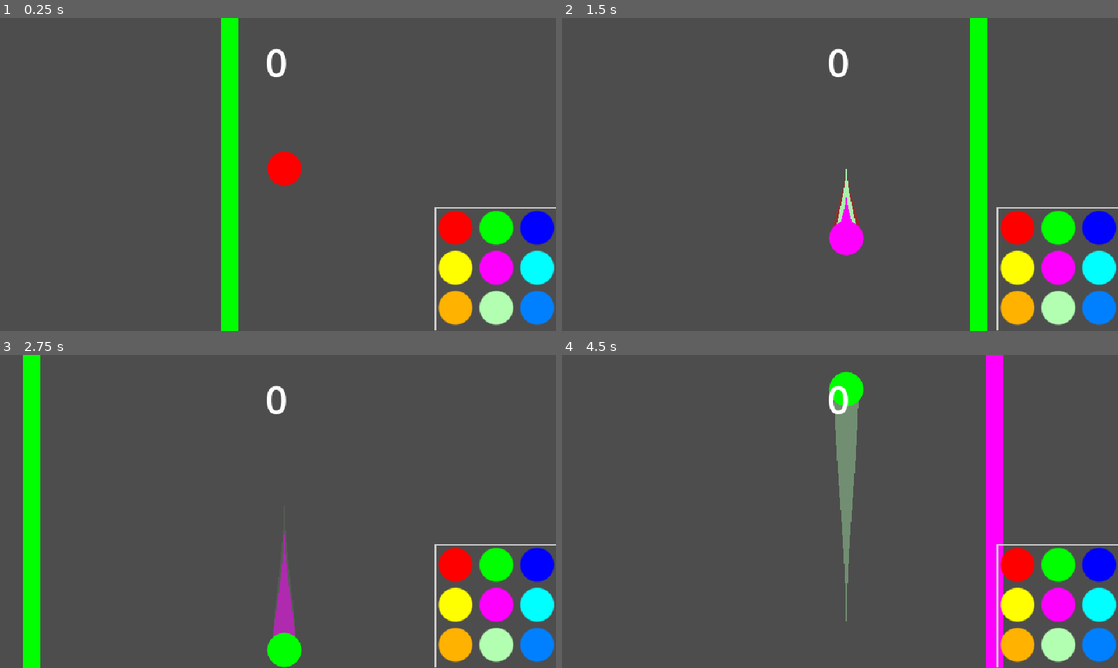
Above: before the commit, frames 1-4 (two rows, left to right).
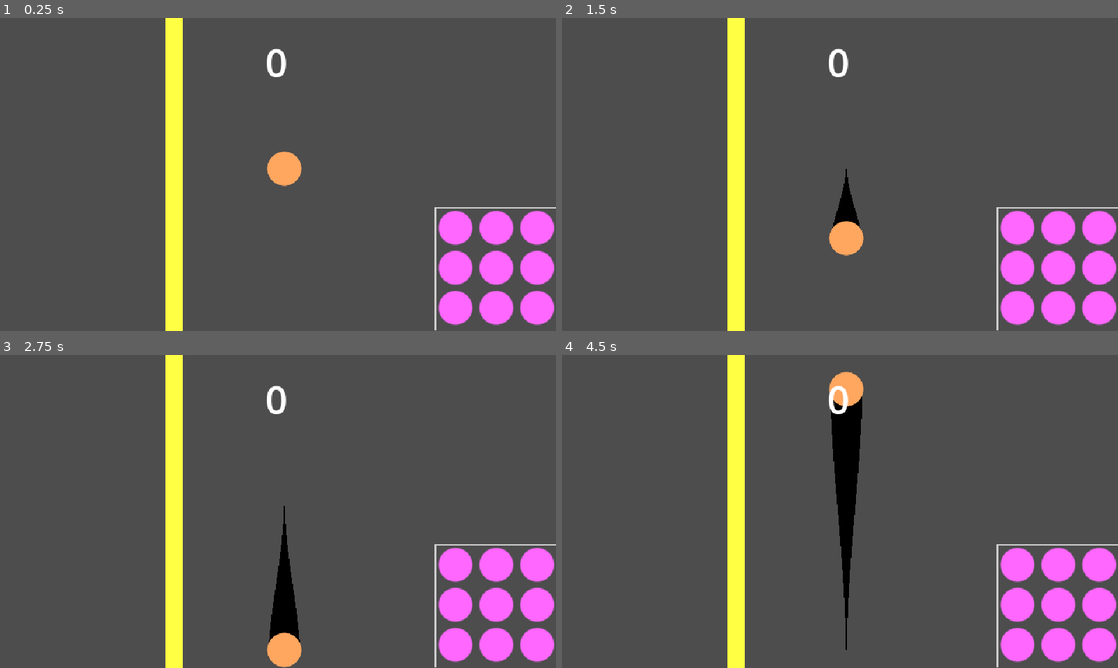
Above: after the commit, the same moments.

Repository: OutworldToast/circolour
Game: Godot game, scene res://src/game/game.tscn
Same seed, same stepped clock (60 frames per second), same inputs: the game is played once before the commit and once after it.
Inputs:
- Up to frame 1 (0.25 s): no input
- Up to frame 2 (1.5 s): tap Enter at 0.5 s; hold / (bottom_right) 0.53-1.28 s; tap . (bottom) at 0.6 s; hold S (move_down) from 1.28 s (still down); tap L (middle) at 1.35 s
- Up to frame 3 (2.75 s): release S (move_down) at 2.03 s; hold / (bottom_right) from 2.03 s (still down); tap O (top) at 2.1 s
- Up to frame 4 (4.5 s): release / (bottom_right) at 2.78 s; hold W (move_up) 2.78-3.53 s; tap . (bottom) at 2.85 s; hold , (bottom_left) from 3.53 s (still down); tap L (middle) at 3.6 s; tap O (top) at 4.35 s

The runs differ from the first frame. In frame 1, 12% of the frame differs, in the area x 29-100%, y 0-100%; in frame 2, 12%; in frame 3, 13%; in frame 4, 14%.
Error after the commit: Parse Error: Invalid argument for "get_keycode_string()" function: argument 1 should be "Key" but is "StringName". (res://src/game/game.gd:75)

Commit message:
replaced original keys array with alt one

Diff:
--- a/project.godot
+++ b/project.godot
@@ -58,47 +58,56 @@
 }
 top_left={
 "deadzone": 0.2,
-"events": [Object(InputEventKey,"resource_local_to_scene":fa …(140 unchanged characters)… d":false,"keycode":0,"physical_keycode":73,"key_label":0,"unicode":105,"location":0,"echo":false,"script":null)
+"events": [Object(InputEventKey,"resource_local_to_scene":fa …(140 unchanged characters)… d":false,"keycode":0,"physical_keycode":4194445,"key_label":0,"unicode":55,"location":0,"echo":false,"script":null)
+, Object(InputEventKey,"resource_local_to_scene":false,"resource_name":"","device":-1,"window_id":0,"alt_pressed":false,"shift_pressed":false,"ctrl_pressed":false,"meta_pressed":false,"pressed":false,"keycode":0,"physical_keycode":73,"key_label":0,"unicode":105,"location":0,"echo":false,"script":null)
 ]
 }
 top={
 "deadzone": 0.2,
-"events": [Object(InputEventKey,"resource_local_to_scene":fa …(140 unchanged characters)… d":false,"keycode":0,"physical_keycode":79,"key_label":0,"unicode":111,"location":0,"echo":false,"script":null)
+"events": [Object(InputEventKey,"resource_local_to_scene":fa …(140 unchanged characters)… d":false,"keycode":0,"physical_keycode":4194446,"key_label":0,"unicode":56,"location":0,"echo":false,"script":null)
+, Object(InputEventKey,"resource_local_to_scene":false,"resource_name":"","device":-1,"window_id":0,"alt_pressed":false,"shift_pressed":false,"ctrl_pressed":false,"meta_pressed":false,"pressed":false,"keycode":0,"physical_keycode":79,"key_label":0,"unicode":111,"location":0,"echo":false,"script":null)
 ]
 }
 top_right={
 "deadzone": 0.2,
-"events": [Object(InputEventKey,"resource_local_to_scene":fa …(140 unchanged characters)… d":false,"keycode":0,"physical_keycode":80,"key_label":0,"unicode":112,"location":0,"echo":false,"script":null)
+"events": [Object(InputEventKey,"resource_local_to_scene":fa …(140 unchanged characters)… d":false,"keycode":0,"physical_keycode":4194447,"key_label":0,"unicode":57,"location":0,"echo":false,"script":null)
+, Object(InputEventKey,"resource_local_to_scene":false,"resource_name":"","device":-1,"window_id":0,"alt_pressed":false,"shift_pressed":false,"ctrl_pressed":false,"meta_pressed":false,"pressed":false,"keycode":0,"physical_keycode":80,"key_label":0,"unicode":112,"location":0,"echo":false,"script":null)
 ]
 }
 left={
 "deadzone": 0.2,
-"events": [Object(InputEventKey,"resource_local_to_scene":fa …(140 unchanged characters)… d":false,"keycode":0,"physical_keycode":75,"key_label":0,"unicode":107,"location":0,"echo":false,"script":null)
+"events": [Object(InputEventKey,"resource_local_to_scene":fa …(140 unchanged characters)… d":false,"keycode":0,"physical_keycode":4194442,"key_label":0,"unicode":52,"location":0,"echo":false,"script":null)
+, Object(InputEventKey,"resource_local_to_scene":false,"resource_name":"","device":-1,"window_id":0,"alt_pressed":false,"shift_pressed":false,"ctrl_pressed":false,"meta_pressed":false,"pressed":false,"keycode":0,"physical_keycode":75,"key_label":0,"unicode":107,"location":0,"echo":false,"script":null)
 ]
 }
 middle={
 "deadzone": 0.2,
-"events": [Object(InputEventKey,"resource_local_to_scene":fa …(140 unchanged characters)… d":false,"keycode":0,"physical_keycode":76,"key_label":0,"unicode":108,"location":0,"echo":false,"script":null)
+"events": [Object(InputEventKey,"resource_local_to_scene":fa …(140 unchanged characters)… d":false,"keycode":0,"physical_keycode":4194443,"key_label":0,"unicode":53,"location":0,"echo":false,"script":null)
+, Object(InputEventKey,"resource_local_to_scene":false,"resource_name":"","device":-1,"window_id":0,"alt_pressed":false,"shift_pressed":false,"ctrl_pressed":false,"meta_pressed":false,"pressed":false,"keycode":0,"physical_keycode":76,"key_label":0,"unicode":108,"location":0,"echo":false,"script":null)
 ]
 }
 right={
 "deadzone": 0.2,
-"events": [Object(InputEventKey,"resource_local_to_scene":fa …(140 unchanged characters)… d":false,"keycode":0,"physical_keycode":59,"key_label":0,"unicode":59,"location":0,"echo":false,"script":null)
+"events": [Object(InputEventKey,"resource_local_to_scene":fa …(140 unchanged characters)… d":false,"keycode":0,"physical_keycode":4194444,"key_label":0,"unicode":54,"location":0,"echo":false,"script":null)
+, Object(InputEventKey,"resource_local_to_scene":false,"resource_name":"","device":-1,"window_id":0,"alt_pressed":false,"shift_pressed":false,"ctrl_pressed":false,"meta_pressed":false,"pressed":false,"keycode":0,"physical_keycode":59,"key_label":0,"unicode":59,"location":0,"echo":false,"script":null)
 ]
 }
 bottom_left={
 "deadzone": 0.2,
-"events": [Object(InputEventKey,"resource_local_to_scene":fa …(141 unchanged characters)… ":false,"keycode":0,"physical_keycode":44,"key_label":0,"unicode":44,"location":0,"echo":false,"script":null)
+"events": [Object(InputEventKey,"resource_local_to_scene":fa …(141 unchanged characters)… ":false,"keycode":0,"physical_keycode":4194439,"key_label":0,"unicode":49,"location":0,"echo":false,"script":null)
+, Object(InputEventKey,"resource_local_to_scene":false,"resource_name":"","device":-1,"window_id":0,"alt_pressed":false,"shift_pressed":false,"ctrl_pressed":false,"meta_pressed":false,"pressed":false,"keycode":0,"physical_keycode":44,"key_label":0,"unicode":44,"location":0,"echo":false,"script":null)
 ]
 }
 bottom={
 "deadzone": 0.2,
-"events": [Object(InputEventKey,"resource_local_to_scene":fa …(141 unchanged characters)… ":false,"keycode":0,"physical_keycode":46,"key_label":0,"unicode":46,"location":0,"echo":false,"script":null)
+"events": [Object(InputEventKey,"resource_local_to_scene":fa …(141 unchanged characters)… ":false,"keycode":0,"physical_keycode":4194440,"key_label":0,"unicode":50,"location":0,"echo":false,"script":null)
+, Object(InputEventKey,"resource_local_to_scene":false,"resource_name":"","device":-1,"window_id":0,"alt_pressed":false,"shift_pressed":false,"ctrl_pressed":false,"meta_pressed":false,"pressed":false,"keycode":0,"physical_keycode":46,"key_label":0,"unicode":46,"location":0,"echo":false,"script":null)
 ]
 }
 bottom_right={
 "deadzone": 0.2,
-"events": [Object(InputEventKey,"resource_local_to_scene":fa …(141 unchanged characters)… ":false,"keycode":0,"physical_keycode":47,"key_label":0,"unicode":47,"location":0,"echo":false,"script":null)
+"events": [Object(InputEventKey,"resource_local_to_scene":fa …(141 unchanged characters)… ":false,"keycode":0,"physical_keycode":4194441,"key_label":0,"unicode":51,"location":0,"echo":false,"script":null)
+, Object(InputEventKey,"resource_local_to_scene":false,"resource_name":"","device":-1,"window_id":0,"alt_pressed":false,"shift_pressed":false,"ctrl_pressed":false,"meta_pressed":false,"pressed":false,"keycode":0,"physical_keycode":47,"key_label":0,"unicode":47,"location":0,"echo":false,"script":null)
 ]
 }
 
--- a/src/game/player/player.gd
+++ b/src/game/player/player.gd
@@ -17,19 +17,7 @@
 		if colors.size() > 0:
 			current_color = colors[0]
 
-var keys: Array[Key] = [
-	KEY_KP_7,
-	KEY_KP_8,
-	KEY_KP_9,
-	KEY_KP_4,
-	KEY_KP_5,
-	KEY_KP_6,
-	KEY_KP_1,
-	KEY_KP_2,
-	KEY_KP_3,
-]
-
-var alt_keys: Array[StringName] = [
+var keys: Array[StringName] = [
 	"top_left",
 	"top",
 	"top_right",
@@ -51,15 +39,13 @@
 	# check if the event is a key press
 	if event is InputEventKey and event.is_pressed():
 
-		# get the index of the key pressed
-		var index: int = keys.find(event.keycode)
+		var index: int = -1
 
-		if index == -1:
-			# if the key is not found, check for alternative keys
-			for i in range(alt_keys.size()):
-				if event.is_action_pressed(alt_keys[i]):
-					index = i
-					break
+		# check if the key is in the keys array
+		for i in range(keys.size()):
+			if event.is_action_pressed(keys[i]):
+				index = i
+				break
 
 		# if there is an index and it is within the bounds of the colors array
 		if not index == -1 and index < colors.size():
